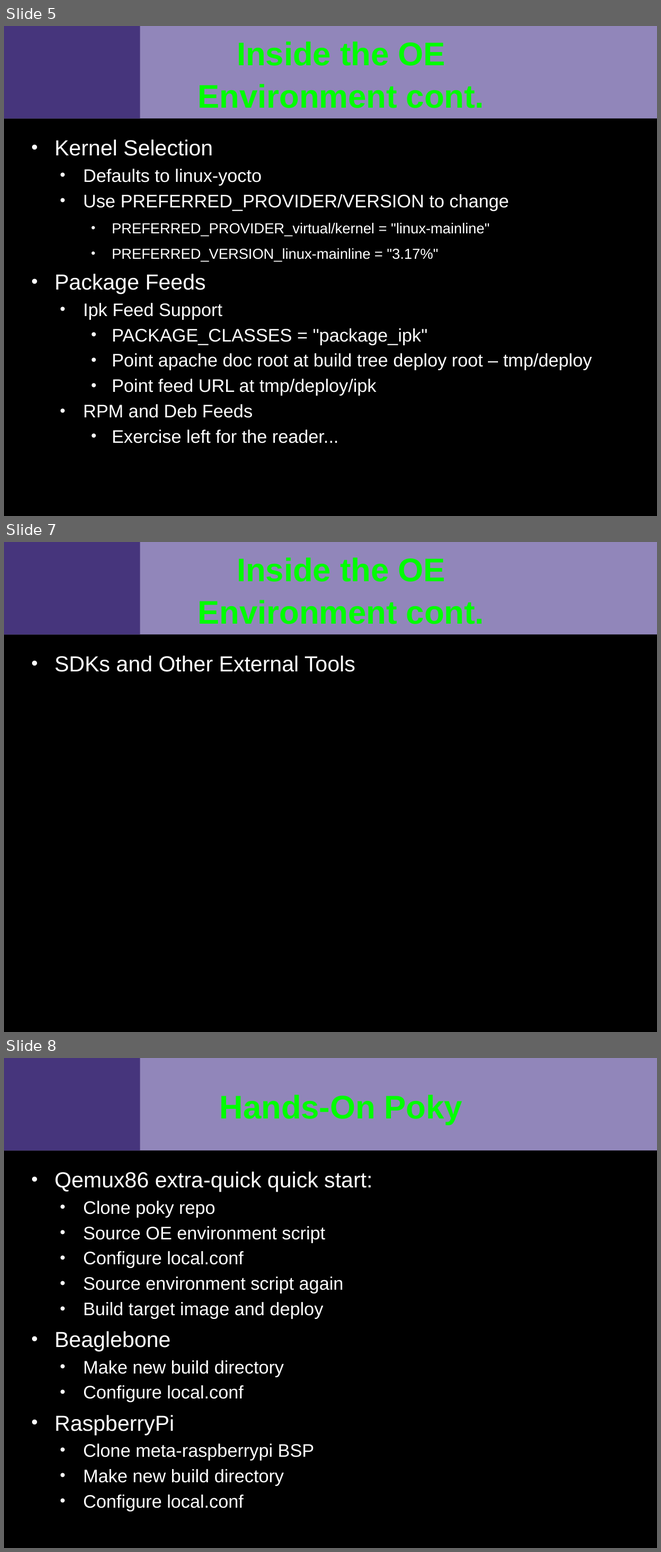
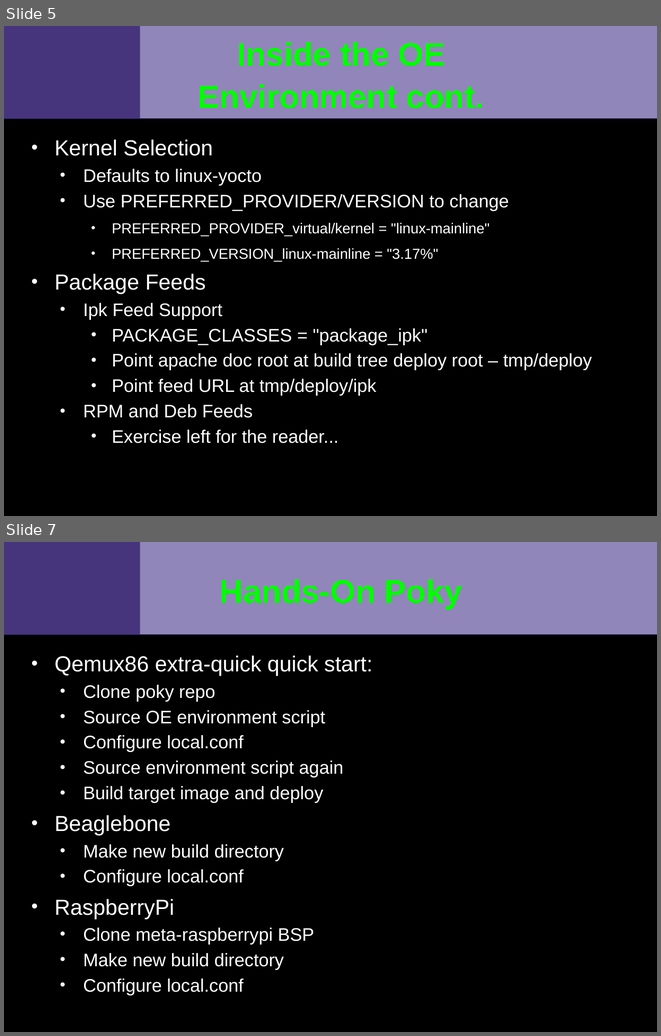
Before and after one commit to VCTLabs/scale13x-presentations, a slide deck: yocto_scale_handout.odp. Shown one above the other, each under a label of ours: slides 5, 7 and 8 before the commit, slides 5 and 7 after it; the slides between them are not shown. The pictures are 661x1552 and 661x1036 pixels, drawn with LibreOffice and Linux fonts; fonts in the diff are those of the drawing; background and template pictures are left out. Boxes give left, top, right and bottom in pixels: in the first picture for what was removed or moved away, otherwise in the second. Text is boxed around its words. In the diff, an @@ line names an element or a change of style, - is before the commit and + after.

```diff
--- a/yocto_scale_handout.odp
+++ b/yocto_scale_handout.odp
@@ slide 7 removed at [4, 542, 657, 1032], background #000000; not listed: 2 template elements that a slide beside it also shows @@
@@ title removed at [198, 557, 484, 624] @@
-Inside the OE Environment cont.
@@ text removed at [54, 655, 355, 672] @@
-• SDKs and Other External Tools
@@ what was slide 8 is now slide 7 @@
```
Also in this commit, not shown: 3 slides changed, 1 slide added.
